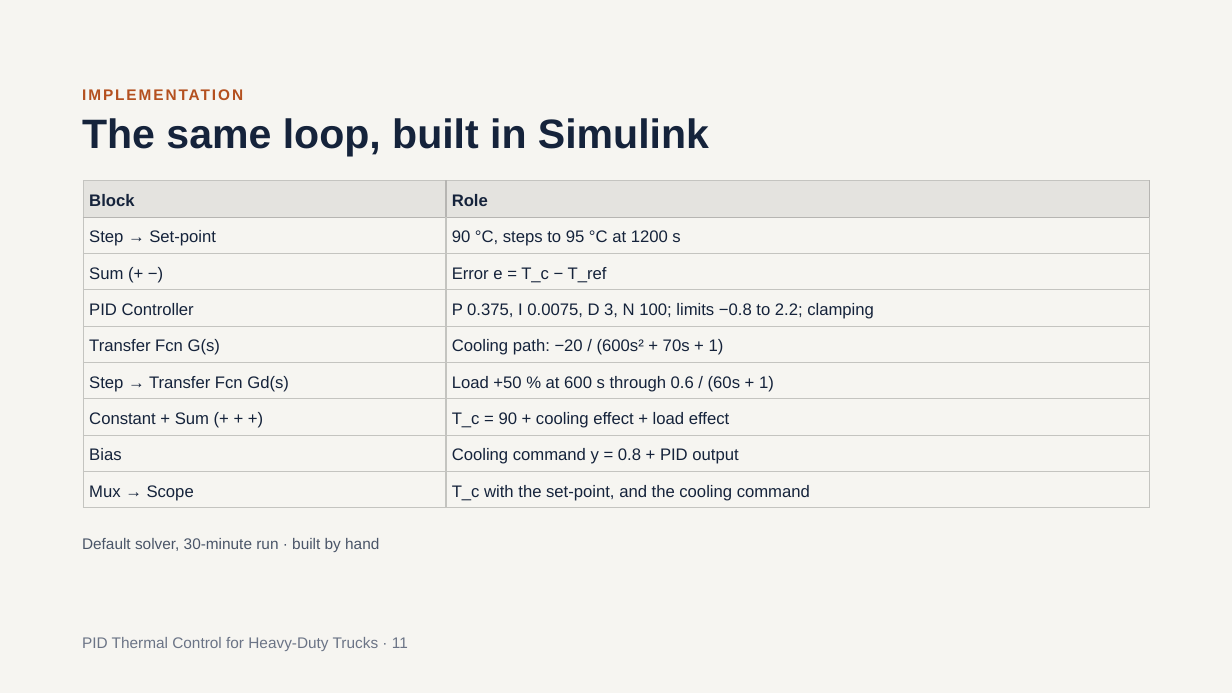
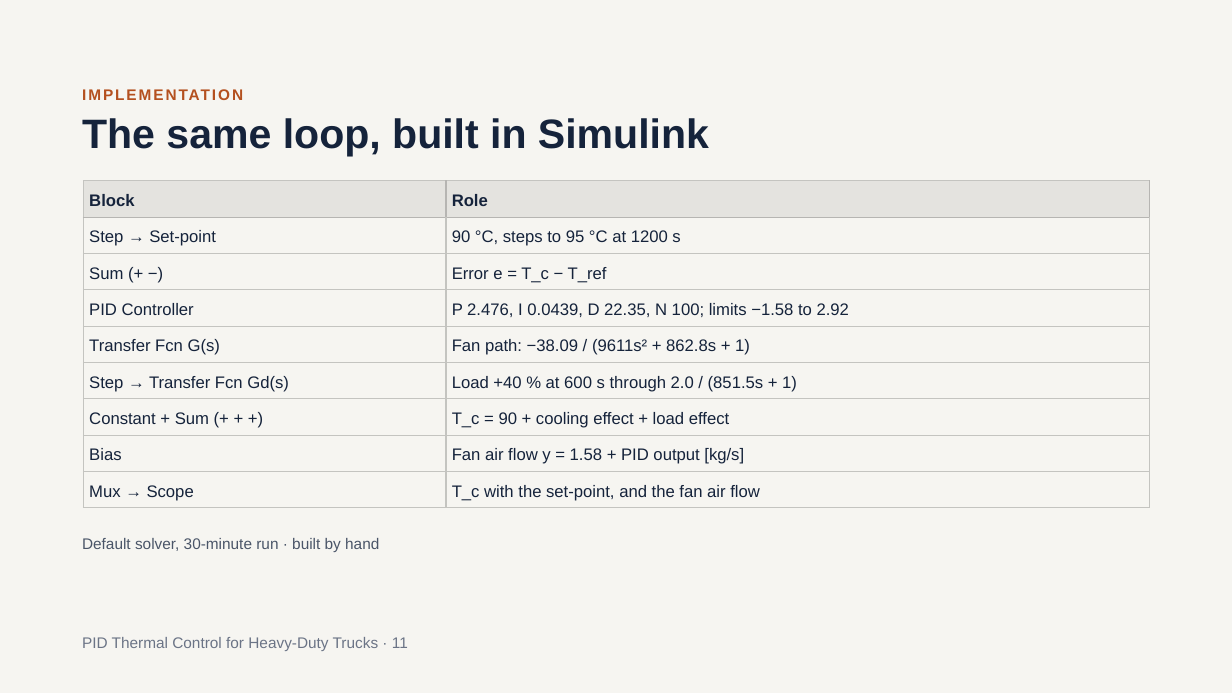
Before and after one commit to SushanthBibi/PID-Cooling-matlab, a slide deck: slide 11 of PID_Thermal_Control_for_Heavy-Duty_Trucks_v2.pptx. Drawn at 1232x693 pixels with LibreOffice and Linux fonts; fonts in the diff are those of the drawing. Boxes give left, top, right and bottom in pixels: in the first picture for what was removed or moved away, otherwise in the second. Text is boxed around its words. In the diff, an @@ line names an element or a change of style, - is before the commit and + after.

```diff
--- a/PID_Thermal_Control_for_Heavy-Duty_Trucks_v2.pptx
+++ b/PID_Thermal_Control_for_Heavy-Duty_Trucks_v2.pptx
@@ table at <box>83,181,1150,508</box> @@
-row 4, column 2: P 0.375, I 0.0075, D 3, N 100; limits −0.8 to 2.2; clamping
+row 4, column 2: P 2.476, I 0.0439, D 22.35, N 100; limits −1.58 to 2.92
-row 5, column 2: Cooling path: −20 / (600s² + 70s + 1)
+row 5, column 2: Fan path: −38.09 / (9611s² + 862.8s + 1)
-row 6, column 2: Load +50 % at 600 s through 0.6 / (60s + 1)
+row 6, column 2: Load +40 % at 600 s through 2.0 / (851.5s + 1)
-row 8, column 2: Cooling command y = 0.8 + PID output
+row 8, column 2: Fan air flow y = 1.58 + PID output [kg/s]
-row 9, column 2: T_c with the set-point, and the cooling command
+row 9, column 2: T_c with the set-point, and the fan air flow
```
Also in this commit, not shown: 8 other slides changed.
